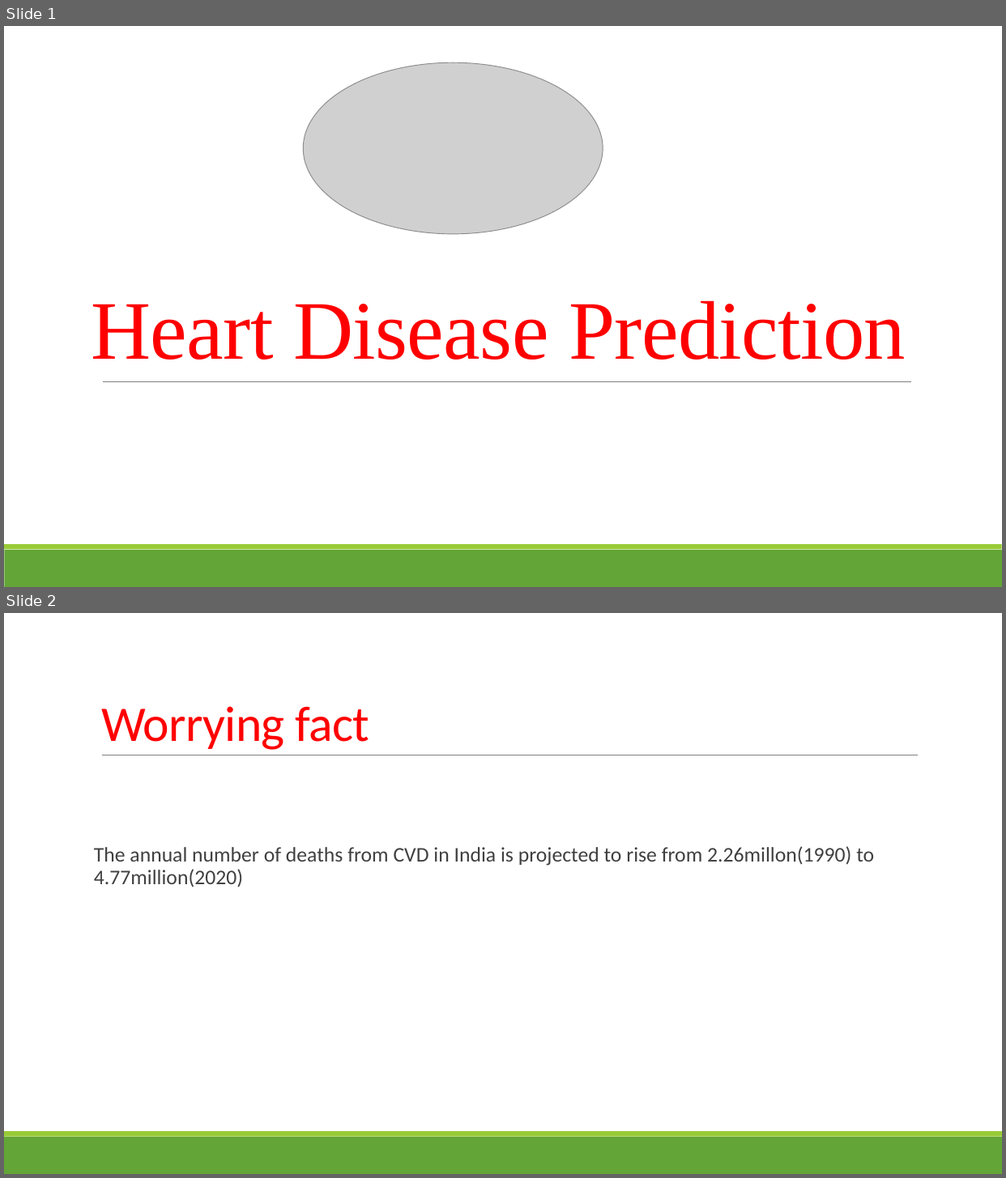
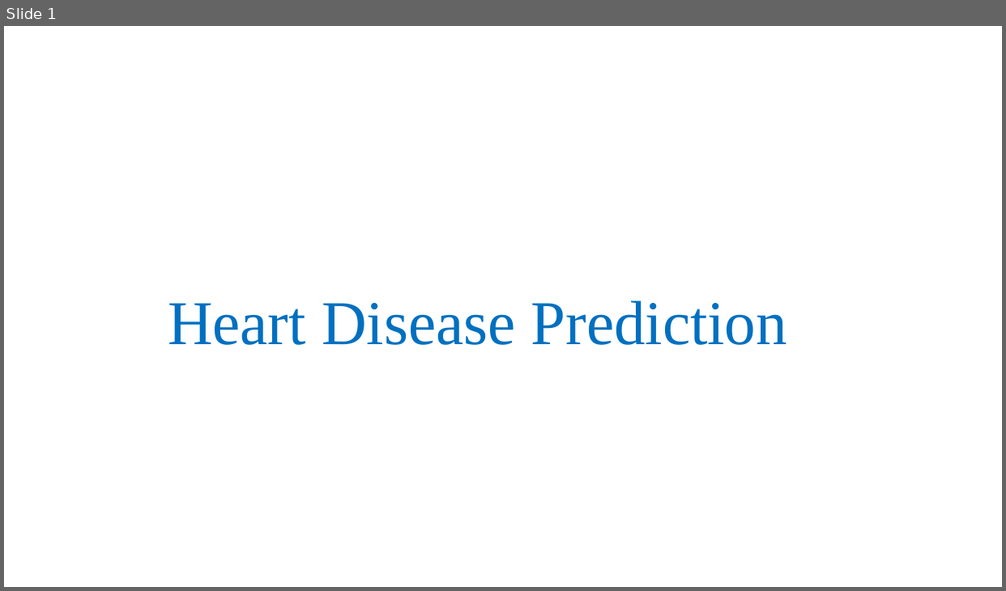
Before and after one commit to Mano181/Heart_Disease_Prediction, a slide deck: Heart Disease Prediction.pptx. Shown one above the other, each under a label of ours: slides 1 and 2 before the commit, slide 1 after it. The pictures are 1006x1178 and 1006x591 pixels, drawn with LibreOffice and Linux fonts; fonts in the diff are those of the drawing; grey boxes stand for pictures. Boxes give left, top, right and bottom in pixels: in the first picture for what was removed or moved away, otherwise in the second. Text is boxed around its words. In the diff, an @@ line names an element or a change of style, - is before the commit and + after.

```diff
--- a/Heart Disease Prediction.pptx
+++ b/Heart Disease Prediction.pptx
@@ slide 2 removed at box(4, 613, 1002, 1174), background #FFFFFF; not listed: 2 template elements that a slide beside it also shows @@
@@ title removed at box(101, 706, 369, 750) @@
-Worrying fact
@@ line removed from (102, 756) to (918, 756) @@
@@ text removed at box(94, 846, 874, 888) @@
-The annual number of deaths from CVD in India is projected to rise from 2.26millon(1990) to 4.77million(2020)
@@ slide 1 changed as well @@
@@ picture removed at box(304, 62, 603, 234) @@
@@ title "Heart Disease Prediction": place and size @@
-title "Heart Disease Prediction" at box(91, 301, 906, 360)
+title "Heart Disease Prediction" at box(168, 301, 787, 345)
@@ title "Heart Disease Prediction" at box(168, 301, 787, 345): size 80 to 60 pt, text colour #FF0000 to #0070C0, letter spacing -0.5 to 0 pt; alignment left to centre; line spacing 0.85 to 0.9 @@
@@ line removed from (103, 382) to (911, 382) @@
@@ rectangle removed at box(4, 550, 1002, 587) @@
@@ rectangle removed at box(4, 544, 1002, 550) @@
```
Also in this commit, not shown: 2 other slides changed, 3 slides added, 1 other slide removed.
